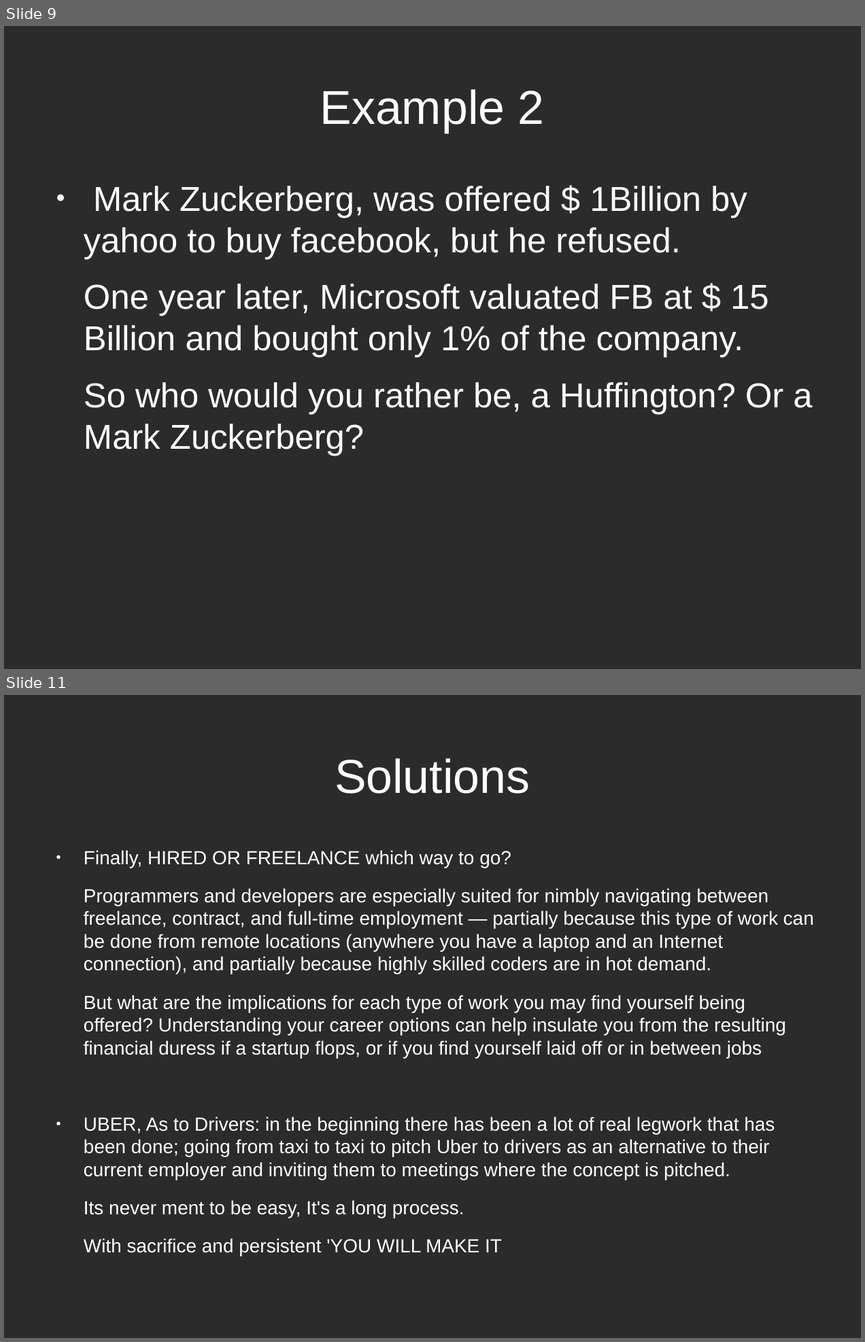
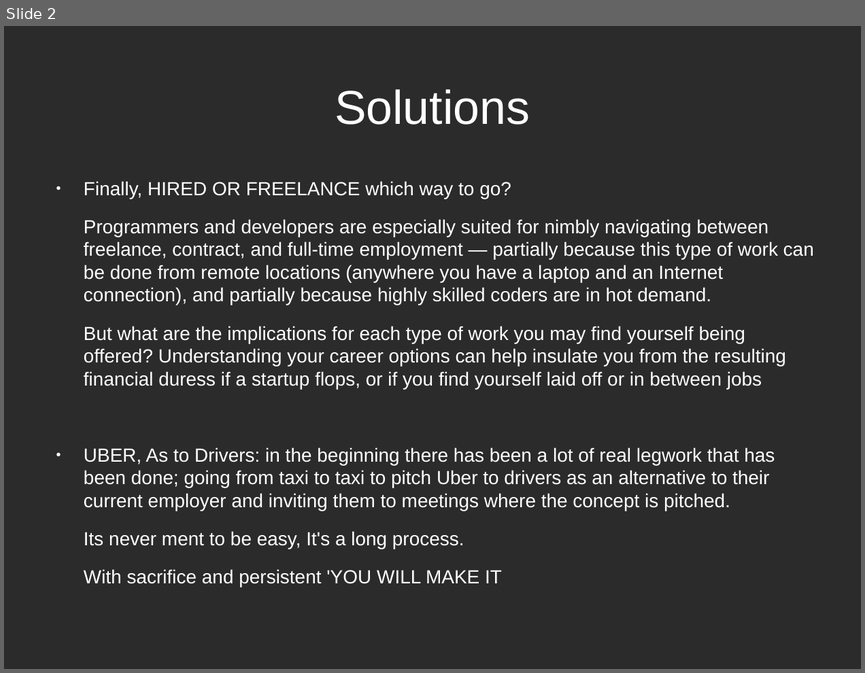
Before and after one commit to gitalry/Yusudd, a slide deck: bots.odp. Shown one above the other, each under a label of ours: slides 9 and 11 before the commit, slide 2 after it; the slides between them are not shown. The pictures are 865x1342 and 865x673 pixels, drawn with LibreOffice and Linux fonts; fonts in the diff are those of the drawing; background and template pictures are left out; a plain dark background stands for a picture behind light text. Boxes give left, top, right and bottom in pixels: in the first picture for what was removed or moved away, otherwise in the second. Text is boxed around its words. In the diff, an @@ line names an element or a change of style, - is before the commit and + after.

```diff
--- a/bots.odp
+++ b/bots.odp
@@ slide 9 removed at box(4, 26, 861, 669), background picture (left out) @@
@@ title removed at box(320, 89, 545, 133) @@
-Example 2
@@ text removed at box(84, 186, 812, 456) @@
-● Mark Zuckerberg, was offered $ 1Billion by yahoo to buy facebook, but he refused.
-One year later, Microsoft valuated FB at $ 15 Billion and bought only 1% of the company.
-So who would you rather be, a Huffington? Or a Mark Zuckerberg?
@@ what was slide 11 is now slide 2 @@
```
Also in this commit, not shown: 1 slide changed, 8 other slides removed, 1 other file.
